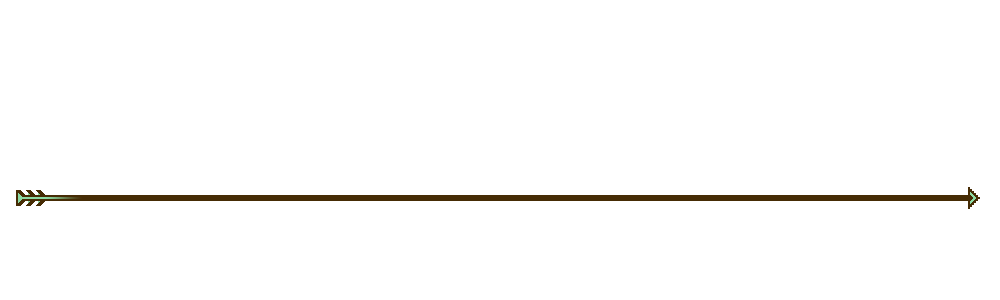
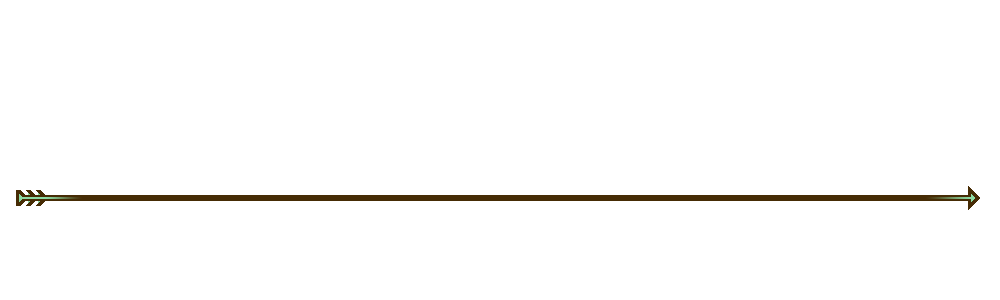
Layers edited between the first and the second 1000 x 300 image:
painted on "Highlights 3 Fade" over (927, 197, 971, 199)
painted on "Highlights 3" over (18, 192, 976, 204)
painted on "Arrow" (2nd of 2, in "2.0") over (18, 186, 979, 210)
